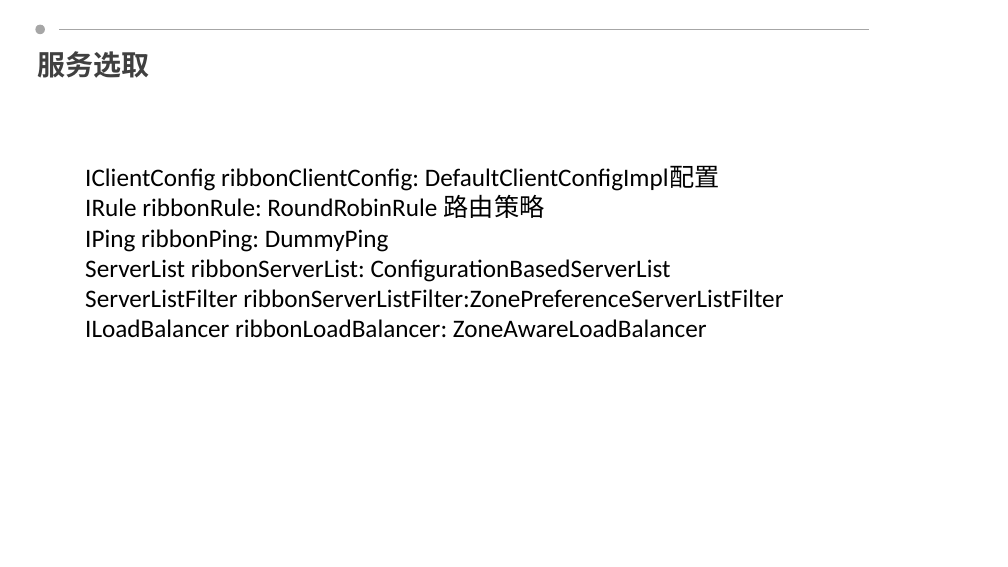
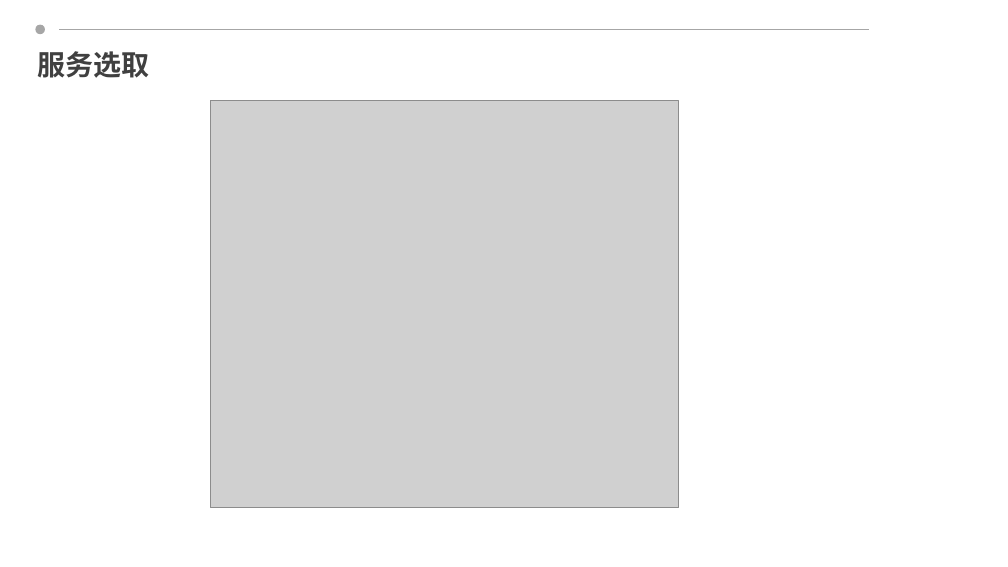
Before and after one commit to ziyanjupan/-ReadingNotes, a slide deck: slide 11 of Ribbon解析 .pptx (slide 12 before the commit). Drawn at 1008x567 pixels with LibreOffice and Linux fonts; fonts in the diff are those of the drawing; grey boxes stand for pictures; background and template pictures are left out. Boxes give left, top, right and bottom in pixels: in the first picture for what was removed or moved away, otherwise in the second. Text is boxed around its words. In the diff, an @@ line names an element or a change of style, - is before the commit and + after.

Commit message:
ppt

```diff
--- a/Ribbon解析 .pptx
+++ b/Ribbon解析 .pptx
@@ picture added at (x1=211, y1=101, x2=679, y2=508) @@
@@ text removed at (x1=85, y1=166, x2=783, y2=338) @@
-IClientConfig ribbonClientConfig: DefaultClientConfigImpl配置
-IRule ribbonRule: RoundRobinRule 路由策略
-IPing ribbonPing: DummyPing
-ServerList ribbonServerList: ConfigurationBasedServerList
-ServerListFilter ribbonServerListFilter:ZonePreferenceServerListFilter
-ILoadBalancer ribbonLoadBalancer: ZoneAwareLoadBalancer
```
Also in this commit, not shown: 8 other slides changed, 4 slides added, 2 slides removed.
